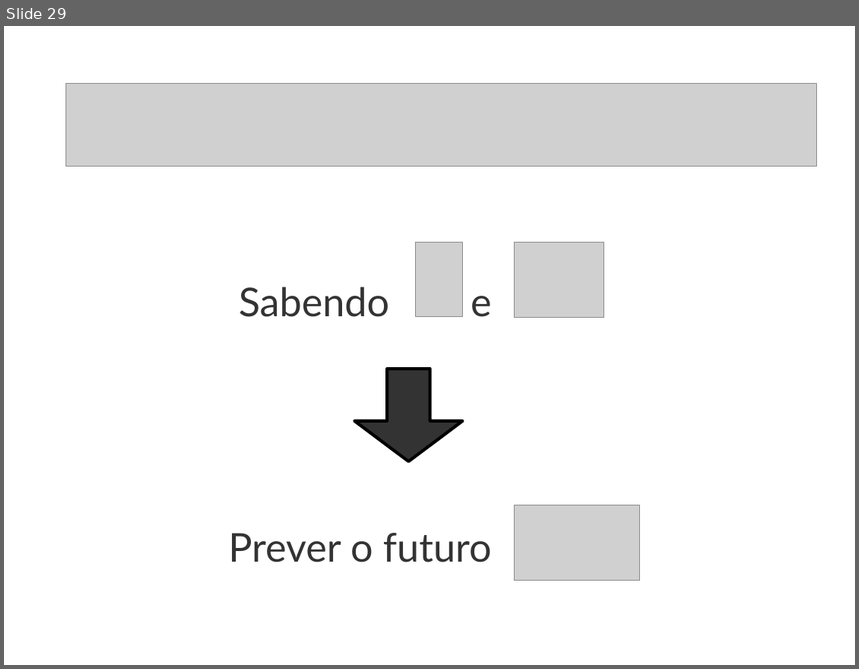
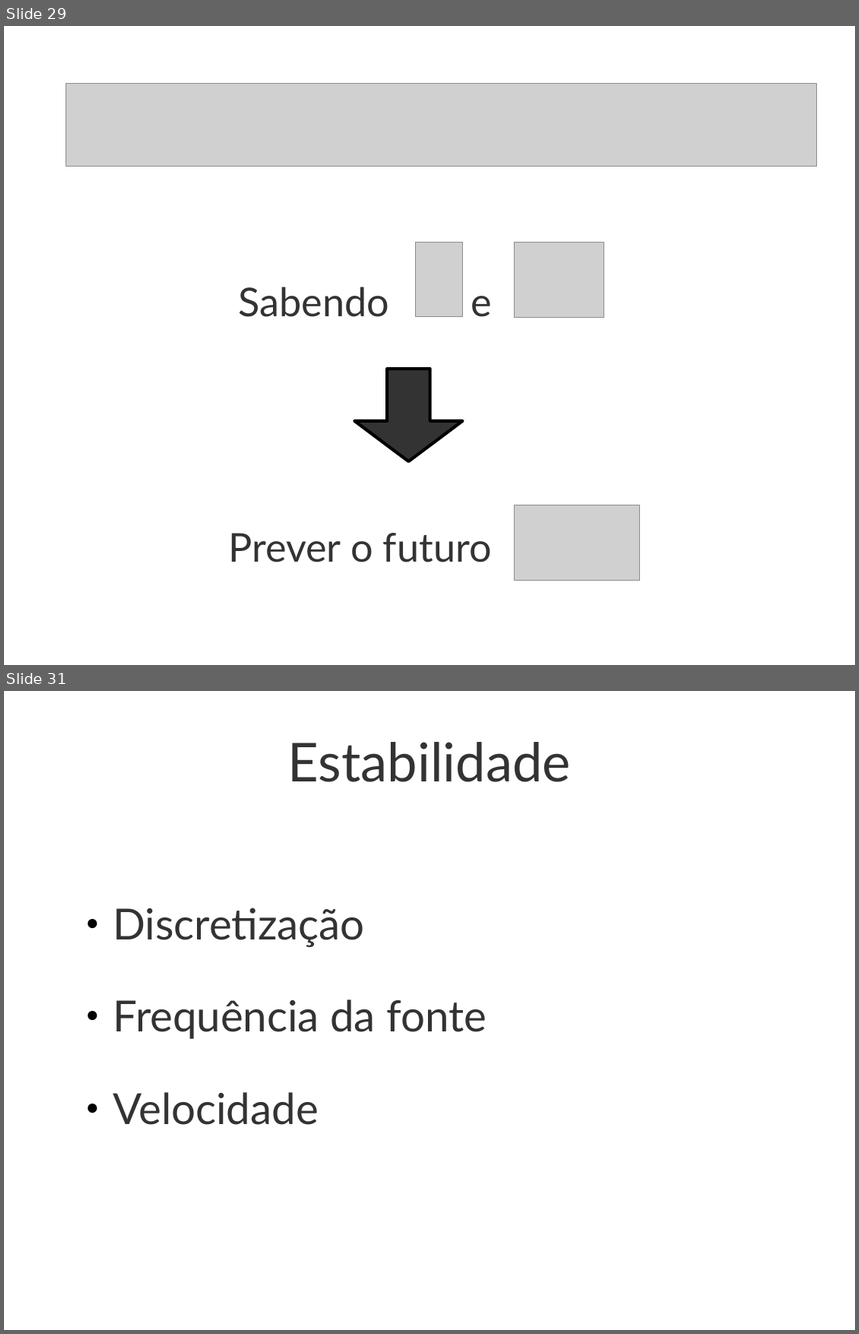
Before and after one commit to leouieda/aula-diferencas-finitas, a slide deck: modelagem-direta-diferencas-finitas.odp. Shown one above the other, each under a label of ours: slide 29 before the commit, slides 29 and 31 after it; the slides between them are not shown. The pictures are 859x669 and 859x1334 pixels, drawn with LibreOffice and Linux fonts; fonts in the diff are those of the drawing; grey boxes stand for pictures. Boxes give left, top, right and bottom in pixels: in the first picture for what was removed or moved away, otherwise in the second. Text is boxed around its words. In the diff, an @@ line names an element or a change of style, - is before the commit and + after.

```diff
--- a/modelagem-direta-diferencas-finitas.odp
+++ b/modelagem-direta-diferencas-finitas.odp
@@ slide 31 added at [4,691,855,1330], background #FFFFFF @@
@@ title added at [287,742,571,782], 50 pt, text #333333 @@
+Estabilidade
@@ text added at [113,908,487,1125], 40 pt, text #333333 @@
+● Discretização
+● Frequência da fonte
+● Velocidade
```
Also in this commit, not shown: 1 slide changed, 32 other slides added, 4 other files.
